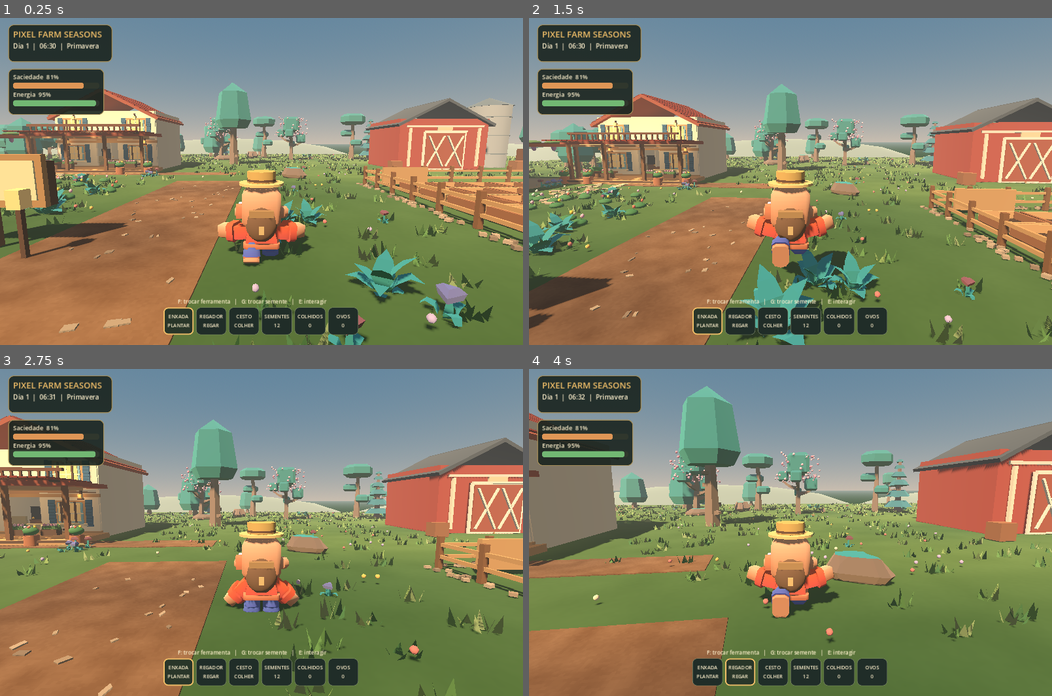
Above: before the commit, frames 1-4 (two rows, left to right).
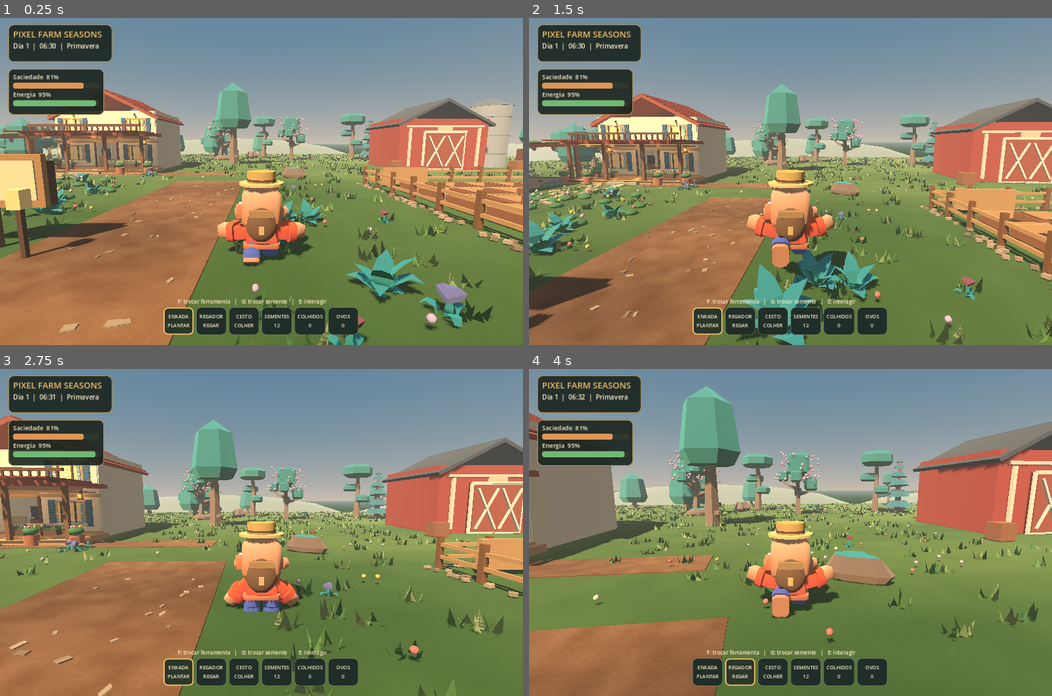
Above: after the commit, the same moments.

Repository: juniordev830/pixel-farm-seasons
Game: Godot game, scene res://scenes/farm_world.tscn
Two runs of this game, one before a commit and one after it. Both use one fixed random seed, a clock stepped at 60 frames per second and the inputs below.
Inputs (mouse positions are in pixels of both pictures, inside the frame that each line leads up to):
- Up to frame 1 (0.25 s): no input
- Up to frame 2 (1.5 s): tap Enter (ui_accept) at 0.5 s; move the mouse to (816, 181) at 0.52 s; hold Ctrl (crouch) 0.53-1.28 s; hold W (move_forward) from 0.53 s (still down); tap Space (jump) at 0.77 s; move the mouse to (764, 181) at 1.27 s; tap Shift (sprint) at 1.35 s
- Up to frame 3 (2.75 s): keep holding W (move_forward); tap Space (jump) at 1.52 s; move the mouse to (271, 525) at 2.02 s; tap V (toggle_camera) at 2.1 s
- Up to frame 4 (4 s): keep holding W (move_forward); move the mouse to (785, 539) at 2.77 s; tap F at 2.85 s; tap Space (jump) at 3.02, 3.77 s; move the mouse to (827, 535) at 3.52 s; tap G at 3.6 s

The runs differ from the first frame. In frame 1, 0.1% of the frame differs, in the area x 13-23%, y 37-48%; in frame 2, 0.1%, in the area x 14-26%, y 39-52%; in frame 3, less than 0.1%; in frame 4, nothing differs.

Commit message:
visual: polir personagem, luz, estrada, vegetação, arquitetura e HUD

Diff:
--- a/godot/scripts/cozy_reference_art.gd
+++ b/godot/scripts/cozy_reference_art.gd
@@ -134,6 +134,15 @@
             var offset := float(i) * 0.19 - 0.29
             _ball("Folhagem varanda", Vector3(x + offset, 0.92, -7.60), Vector3(0.39, 0.43, 0.32), LEAF)
             _ball("Flor varanda", Vector3(x + offset, 1.08, -7.50), Vector3(0.16, 0.16, 0.15), PINK if i % 2 == 0 else PINK_LIGHT)
+    # Facade finishing: door surround and shallow stone doorstep.
+    # Keep doorway open; these are decorative, non-colliding trim pieces.
+    for door_x in [-16.03, -13.97]:
+        _box("Batente porta artesanal", Vector3(door_x, 1.38, -10.22),
+            Vector3(0.14, 2.60, 0.12), WOOD_DARK)
+    _box("Arco madeira sobre porta", Vector3(-15.0, 2.72, -10.22),
+        Vector3(2.20, 0.17, 0.18), WOOD_LITE)
+    _box("Degrau de pedra da varanda", Vector3(-15.0, 0.13, -6.94),
+        Vector3(2.45, 0.23, 0.48), STONE)
     # Roof and balcony cross-beams create silhouettes that read as timber,
     # instead of bare cubes at a distance.
     for x in [-19.35, -16.3, -13.4, -10.65]:
